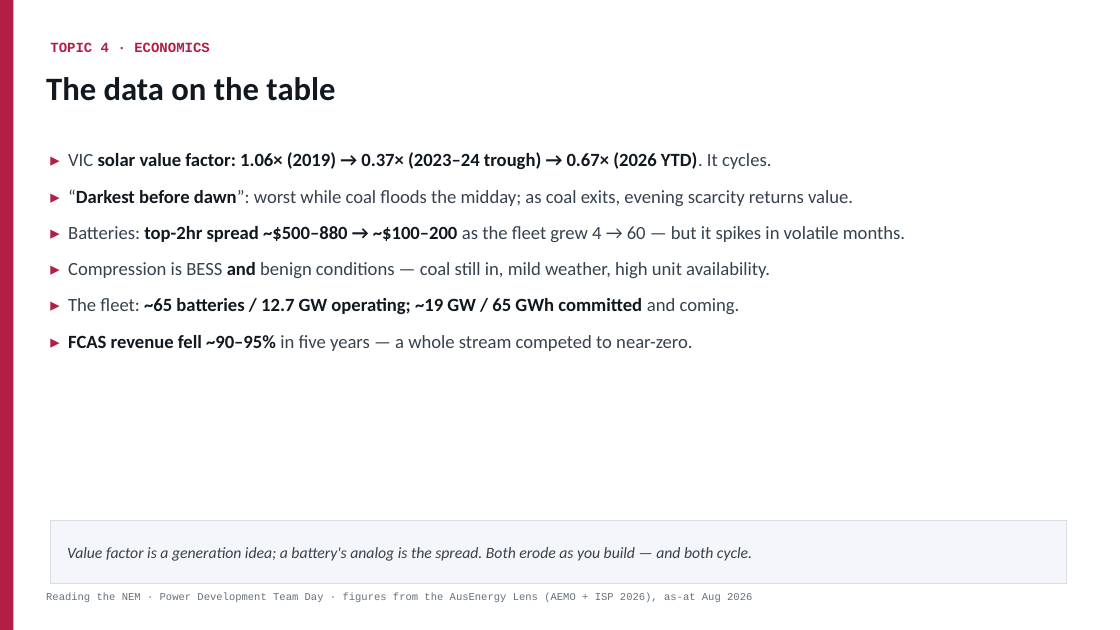
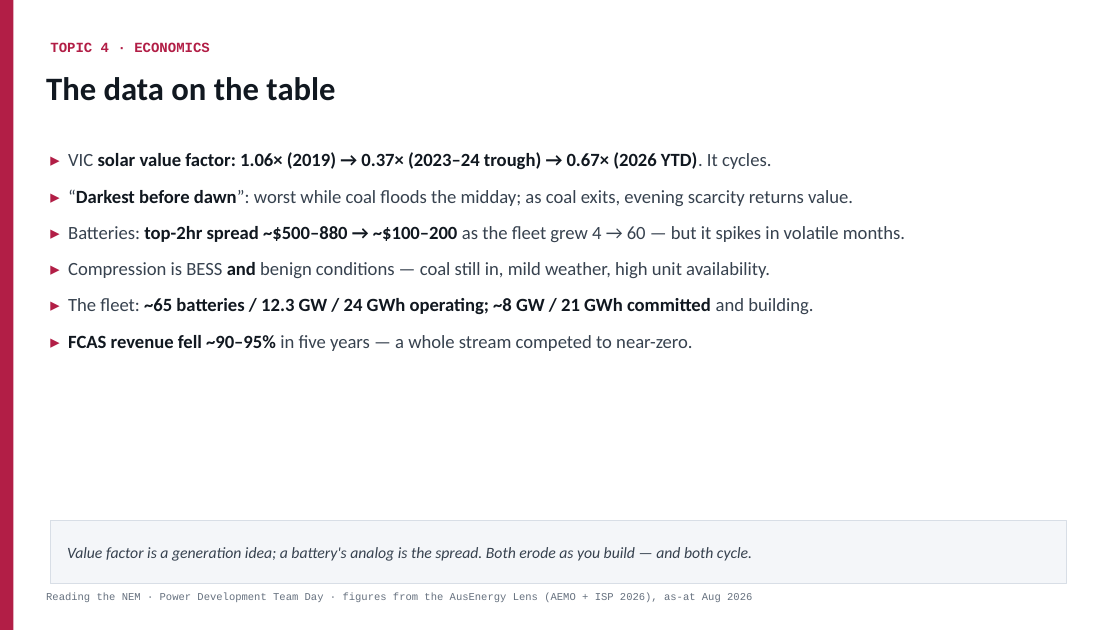
Before and after one commit to Travis-coder712/studio, a slide deck: slide 22 of nem-team-day/Reading-the-NEM-Team-Day.pptx (slide 21 before the commit). Drawn at 1120x630 pixels with LibreOffice and Linux fonts; fonts in the diff are those of the drawing. Boxes give left, top, right and bottom in pixels: in the first picture for what was removed or moved away, otherwise in the second. Text is boxed around its words. In the diff, an @@ line names an element or a change of style, - is before the commit and + after.

```diff
--- a/nem-team-day/Reading-the-NEM-Team-Day.pptx
+++ b/nem-team-day/Reading-the-NEM-Team-Day.pptx
@@ text at (68,298,813,314): text changed @@
-▸ The fleet: ~65 batteries / 12.7 GW operating; ~19 GW / 65 GWh committed and coming.
+▸ The fleet: ~65 batteries / 12.3 GW / 24 GWh operating; ~8 GW / 21 GWh committed and building.
```
Also in this commit, not shown: 1 slide added, 1 other file.
